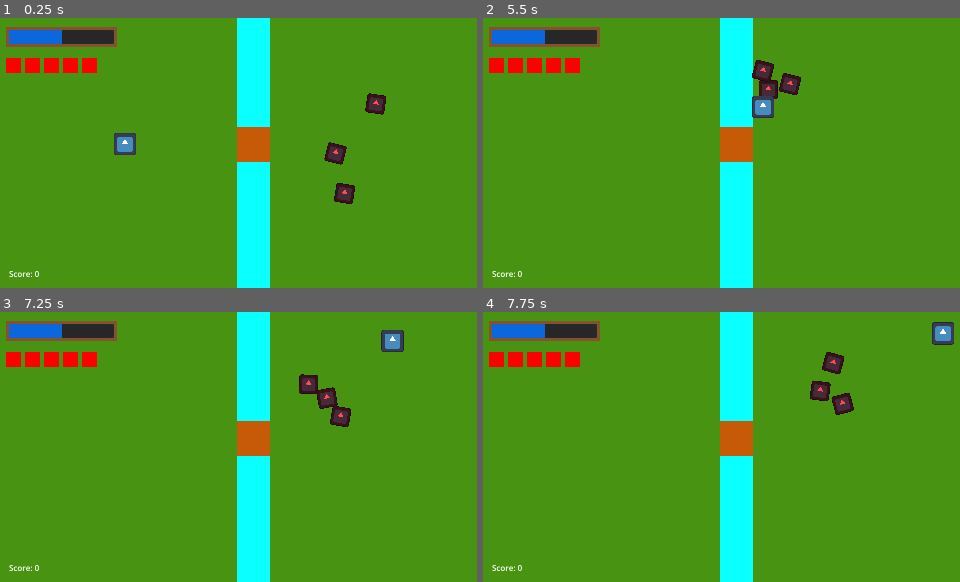
Above: before the commit, frames 1-4 (two rows, left to right).
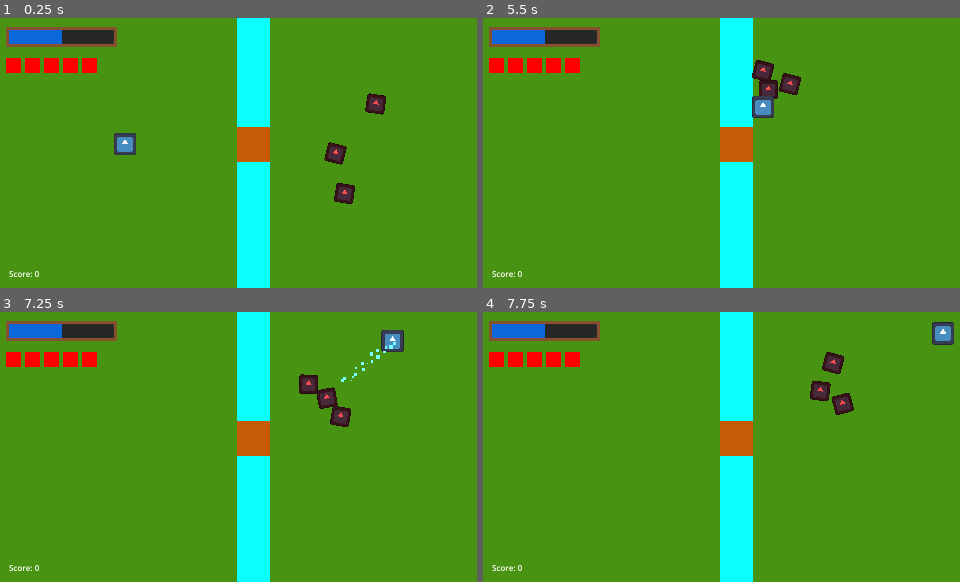
Above: after the commit, the same moments.

Repository: AndrewwAM/Project_KESS
Game: Godot game, scene res://scenes/world/patio.tscn
Two runs of this game, one before a commit and one after it. Both use one fixed random seed, a clock stepped at 60 frames per second and the inputs below. The engine's default icon, where the game draws it, is replaced by a stand-in: a white triangle on a blue panel in a dark square.
Inputs (mouse positions are in pixels of both pictures, inside the frame that each line leads up to):
- Up to frame 1 (0.25 s): no input
- Up to frame 2 (5.5 s): move the mouse to (826, 139) at 0.52 s; hold D (player_move_right) 0.53-1.28 s; hold Right mouse button (shoot_alt) 0.53-1.28 s; click (826, 139) at 0.8 s; move the mouse to (626, 166) at 1.27 s; hold S (player_move_down) 1.28-2.03 s; click (626, 166) at 1.35 s; right-click (626, 166) at 1.55 s; move the mouse to (769, 93) at 2.02 s; hold D (player_move_right) 2.03-2.78 s; hold Right mouse button (shoot_alt) 2.03-2.78 s; click (769, 93) at 2.3 s; move the mouse to (697, 207) at 2.77 s; hold W (player_move_up) 2.78-3.53 s; click (697, 207) at 2.85 s; right-click (697, 207) at 3.05 s; move the mouse to (864, 193) at 3.52 s; hold Right mouse button (shoot_alt) 3.53-4.28 s; hold A (player_move_left) 3.53-5.03 s; click (864, 193) at 3.8 s; move the mouse to (573, 112) at 4.27 s; click (573, 112) at 4.35 s; right-click (573, 112) at 4.55 s; move the mouse to (745, 153) at 5.02 s; hold S (player_move_down) from 5.03 s (still down); hold Right mouse button (shoot_alt) from 5.03 s (still down); click (745, 153) at 5.3 s
- Up to frame 3 (7.25 s): move the mouse to (166, 379) at 5.77 s; release S (player_move_down) at 5.78 s; release Right mouse button (shoot_alt) at 5.78 s; hold D (player_move_right) 5.78-6.53 s; click (166, 379) at 5.85 s; right-click (166, 379) at 6.05 s; move the mouse to (343, 433) at 6.52 s; hold W (player_move_up) from 6.53 s (still down); hold Right mouse button (shoot_alt) from 6.53 s (still down); click (343, 433) at 6.8 s
- Up to frame 4 (7.75 s): move the mouse to (626, 460) at 7.27 s; release W (player_move_up) at 7.28 s; release Right mouse button (shoot_alt) at 7.28 s; hold D (player_move_right) from 7.28 s (still down); click (626, 460) at 7.35 s; right-click (626, 460) at 7.55 s

Frames 1-2 are identical in both runs. In frame 3, 0.1% of the frame differs, in the area x 71-84%, y 11-26%; in frame 4, nothing differs.

Commit message:
Fix switching del arma

Diff:
--- a/entities/enemies/base_enemy.gd
+++ b/entities/enemies/base_enemy.gd
@@ -36,5 +36,5 @@
         queue_free()
 
 func mojar(damage: float) -> void:
-    print("Enemy hit! Damage: ", damage)
+    #print("Enemy hit! Damage: ", damage)
     life -= damage
--- a/entities/player/chorro.gd
+++ b/entities/player/chorro.gd
@@ -31,17 +31,18 @@
 
 func _unhandled_input(event: InputEvent) -> void:
 	# Cambiar modo con clic derecho
-	if event.is_action_pressed("shoot_alt"):
+	if event.is_action_pressed("shoot_alt") and !is_switching:
 		print("switching")
-		stop_shooting()
 		is_switching = true
+		pause_shooting()
 		await get_tree().create_timer(switch_cooldown).timeout
 		print("switched")
 		is_switching=false
 		toggle_mode()
 
 	# Disparar con clic izquierdo (mantener)
-	if event.is_action_pressed("shoot_main") and !is_switching:
+	if event.is_action_pressed("shoot_main"):
+		print("trying to shoot!")
 		start_shooting()
 	elif event.is_action_released("shoot_main"):
 		stop_shooting()
@@ -71,17 +72,15 @@
 		# Volver al azul claro
 		#cone_water_particles.process_material.color = Color(0.6, 0.9, 1.0)
 
-	# Si cambiamos de arma mientras ya estamos presionando el gatillo, actualizamos las hitboxes
-	if is_shooting:
-		start_shooting()
 
 func start_shooting() -> void:
 	is_shooting = true
+	if is_switching:
+		return
 
 	if current_mode == PressureMode.CONE:
 		cone_water_particles.emitting = true
 		set_cone_enabled(true)
-		# En Godot, cambiar colisiones físicas debe hacerse de forma diferida (segura)
 		laser_hitbox.set_deferred("disabled", true)
 	elif current_mode == PressureMode.LASER:
 		laser_water_particles.emitting = true
@@ -90,12 +89,31 @@
 
 func stop_shooting() -> void:
 	is_shooting = false
-	if current_mode == PressureMode.CONE:
-		cone_water_particles.emitting = false
-	else:
-		laser_water_particles.emitting = false
+	#if current_mode == PressureMode.CONE:
+	#	cone_water_particles.emitting = false
+	#else:
+	#	laser_water_particles.emitting = false
+
+	# Se apaga tanto partículas como hitboxes
+	laser_water_particles.emitting = false
+	cone_water_particles.emitting = false
 	set_cone_enabled(false)
 	laser_hitbox.set_deferred("disabled", true)
+
+func pause_shooting() -> void:
+	is_shooting = false
+
+	laser_water_particles.emitting = false
+	cone_water_particles.emitting = false
+	set_cone_enabled(false)
+	laser_hitbox.set_deferred("disabled", true)
+
+	while is_switching:
+		await get_tree().create_timer(0.1).timeout
+
+	print("Resuming")
+	start_shooting()
+
 
 func set_cone_enabled(enabled: bool) -> void:
 	for ray in cone_mode.get_children():
--- a/scripts/autoload/game_manager.gd
+++ b/scripts/autoload/game_manager.gd
@@ -29,6 +29,7 @@
 	water_amount = clamp(water_amount - amount, 0.0, water_max)
 	emit_signal("water_changed", water_amount)
 	if water_amount <= 0.0:
+		print("triggering game over")
 		trigger_game_over()
 
 func refill_water(amount: float) -> void:
